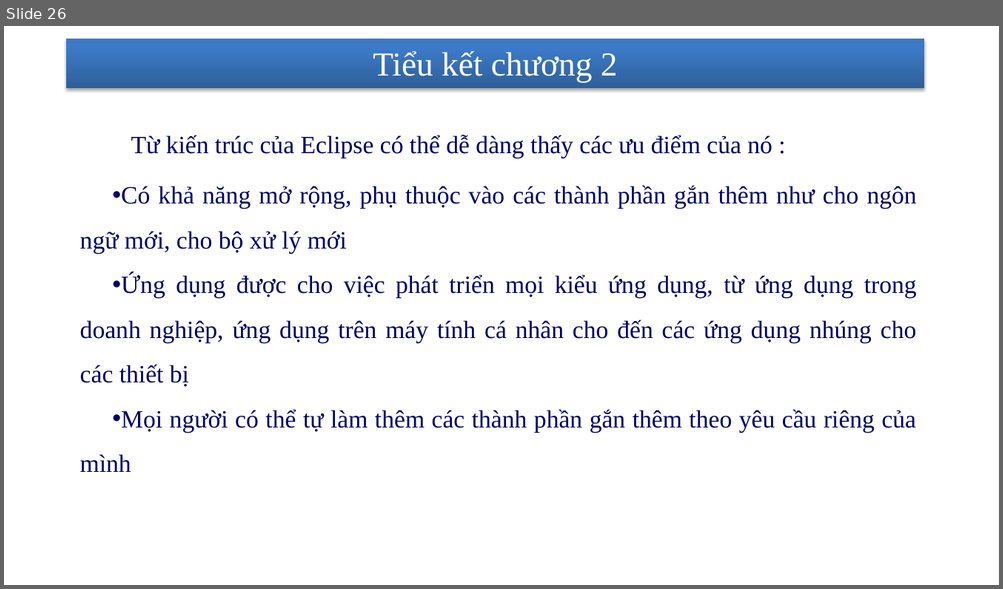
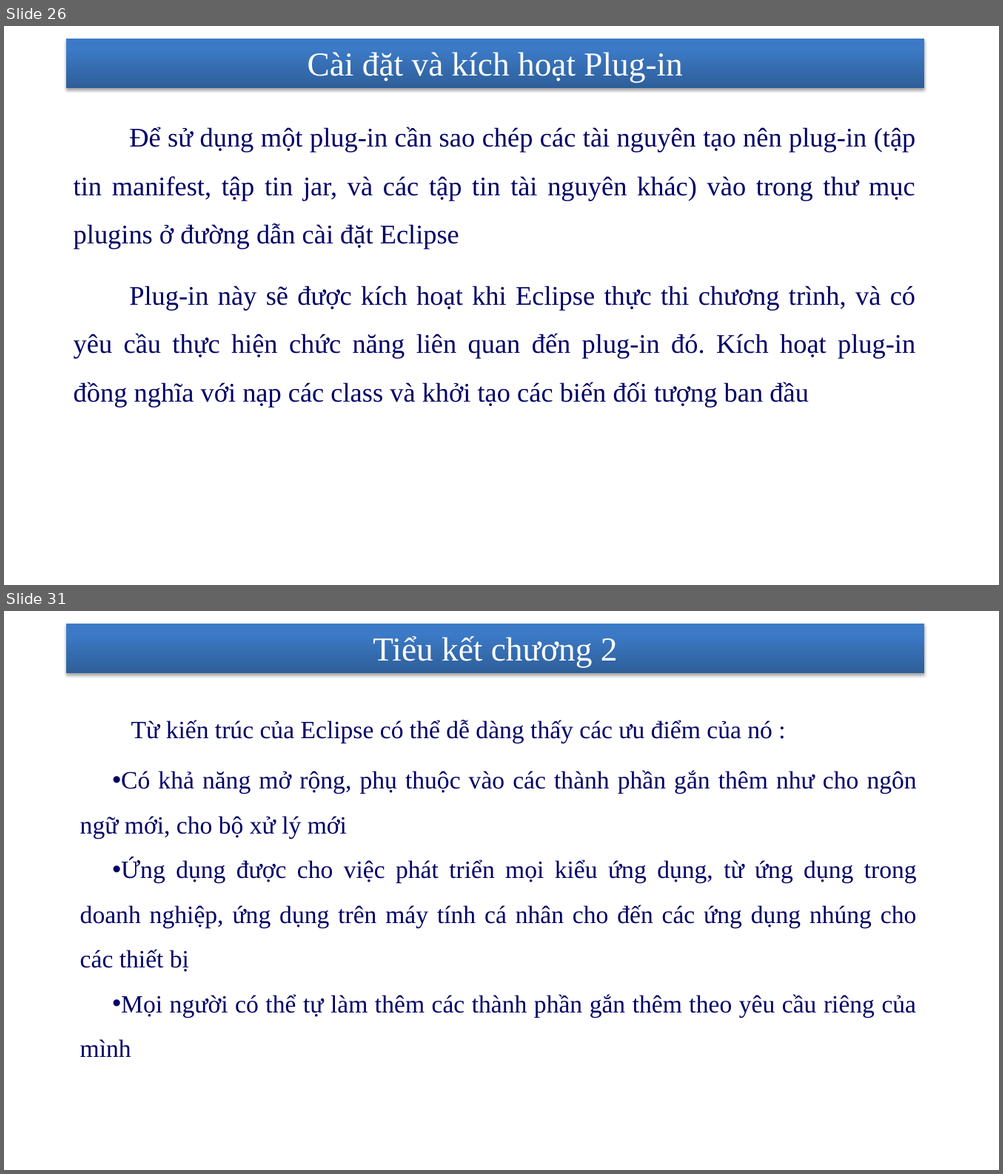
Before and after one commit to nhanhnt/LUANVAN, a slide deck: WORD/luanvan_nhanhnt_ver5.pptx. Shown one above the other, each under a label of ours: slide 26 before the commit, slides 26 and 31 after it; the slides between them are not shown. The pictures are 1003x589 and 1003x1174 pixels, drawn with LibreOffice and Linux fonts; fonts in the diff are those of the drawing; background and template pictures are left out. Boxes give left, top, right and bottom in pixels: in the first picture for what was removed or moved away, otherwise in the second. Text is boxed around its words. In the diff, an @@ line names an element or a change of style, - is before the commit and + after.

```diff
--- a/WORD/luanvan_nhanhnt_ver5.pptx
+++ b/WORD/luanvan_nhanhnt_ver5.pptx
@@ slide 26 added at [4, 26, 999, 585], background picture (left out); not listed: 1 template element that a slide beside it also shows @@
@@ title added at [307, 52, 682, 82], 32.4 pt, text #FFFFFF @@
+Cài đặt và kích hoạt Plug-in
@@ text added at [74, 127, 916, 407], 26 pt, text #000066 @@
+    Để sử dụng một plug-in cần sao chép các tài nguyên tạo nên plug-in (tập tin manifest, tập tin jar, và các tập tin tài nguyên khác) vào trong thư mục plugins ở đường dẫn cài đặt Eclipse
+    Plug-in này sẽ được kích hoạt khi Eclipse thực thi chương trình, và có yêu cầu thực hiện chức năng liên quan đến plug-in đó. Kích hoạt plug-in đồng nghĩa với nạp các class và khởi tạo các biến đối tượng ban đầu
@@ page number added at [681, 547, 913, 577], 14 pt, text #FFFFFF @@
+26
@@ what was slide 26 is now slide 31 @@
```
Also in this commit, not shown: 4 slides changed, 8 other slides added, 1 slide removed.
